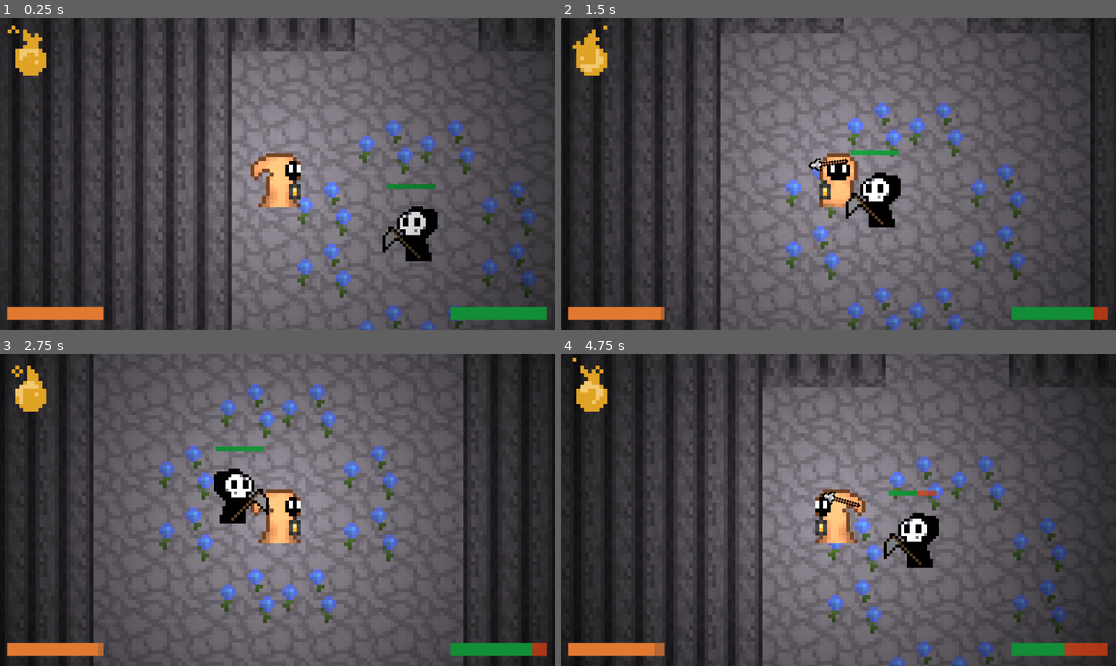
Above: before the commit, frames 1-4 (two rows, left to right).
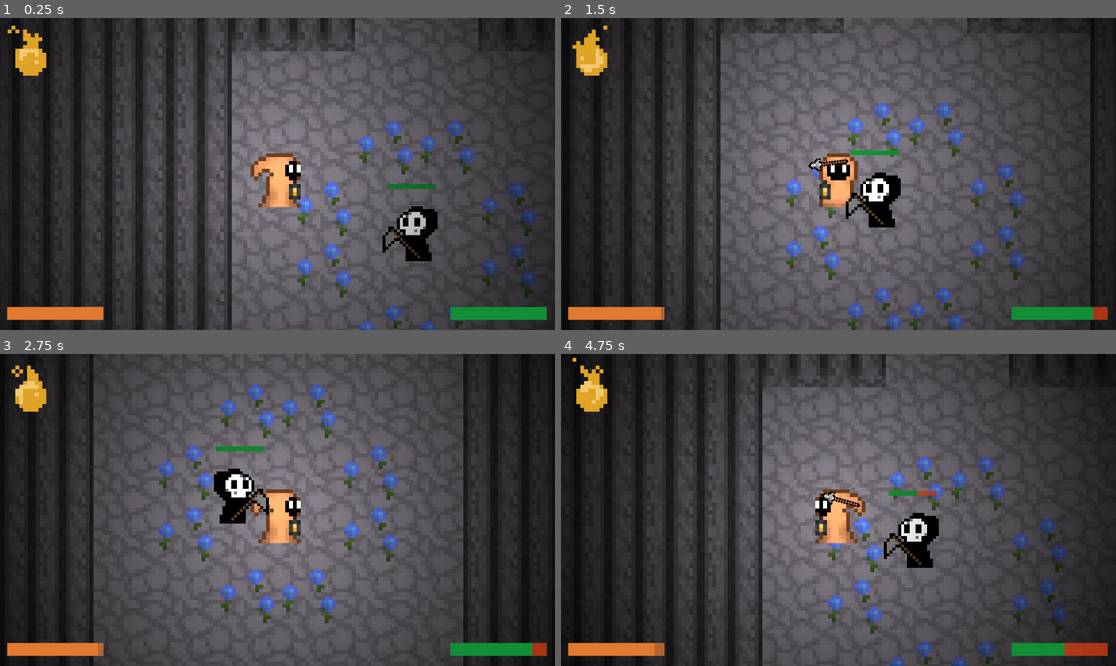
Above: after the commit, the same moments.

Repository: esemv07/Daydream-Game
Game: Godot game, scene res://scenes/Main.tscn
Same seed, same stepped clock (60 frames per second), same inputs: the game is played once before the commit and once after it.
Inputs (mouse positions are in pixels of both pictures, inside the frame that each line leads up to):
- Up to frame 1 (0.25 s): no input
- Up to frame 2 (1.5 s): move the mouse to (960, 158) at 0.52 s; hold D (right) 0.53-1.28 s; tap E (melee_attack) at 0.6 s; move the mouse to (727, 189) at 1.27 s; hold S (down) from 1.28 s (still down); click (727, 189) at 1.35 s
- Up to frame 3 (2.75 s): move the mouse to (333, 441) at 2.02 s; release S (down) at 2.03 s; hold D (right) from 2.03 s (still down); tap E (melee_attack) at 2.1 s
- Up to frame 4 (4.75 s): move the mouse to (810, 572) at 2.77 s; release D (right) at 2.78 s; hold W (up) 2.78-3.53 s; click (810, 572) at 2.85 s; move the mouse to (1005, 556) at 3.52 s; hold A (left) from 3.53 s (still down); tap E (melee_attack) at 3.6 s; move the mouse to (672, 463) at 4.27 s; click (672, 463) at 4.35 s

The runs differ from the first frame. In frame 1, 0.3% of the frame differs, in the area x 54-96%, y 34-100%; in frame 2, 0.1%; in frame 3, 0.2%; in frame 4, 0.3%.

Commit message:
Change lighting darkness

Diff:
--- a/scenes/Main.tscn
+++ b/scenes/Main.tscn
@@ -113,7 +113,7 @@
 autostart = true
 
 [node name="CanvasModulate" type="CanvasModulate" parent="."]
-color = Color(0.239347, 0.239347, 0.239347, 1)
+color = Color(0.136826, 0.136826, 0.136826, 1)
 
 [node name="CanvasLayer" type="CanvasLayer" parent="."]
 
